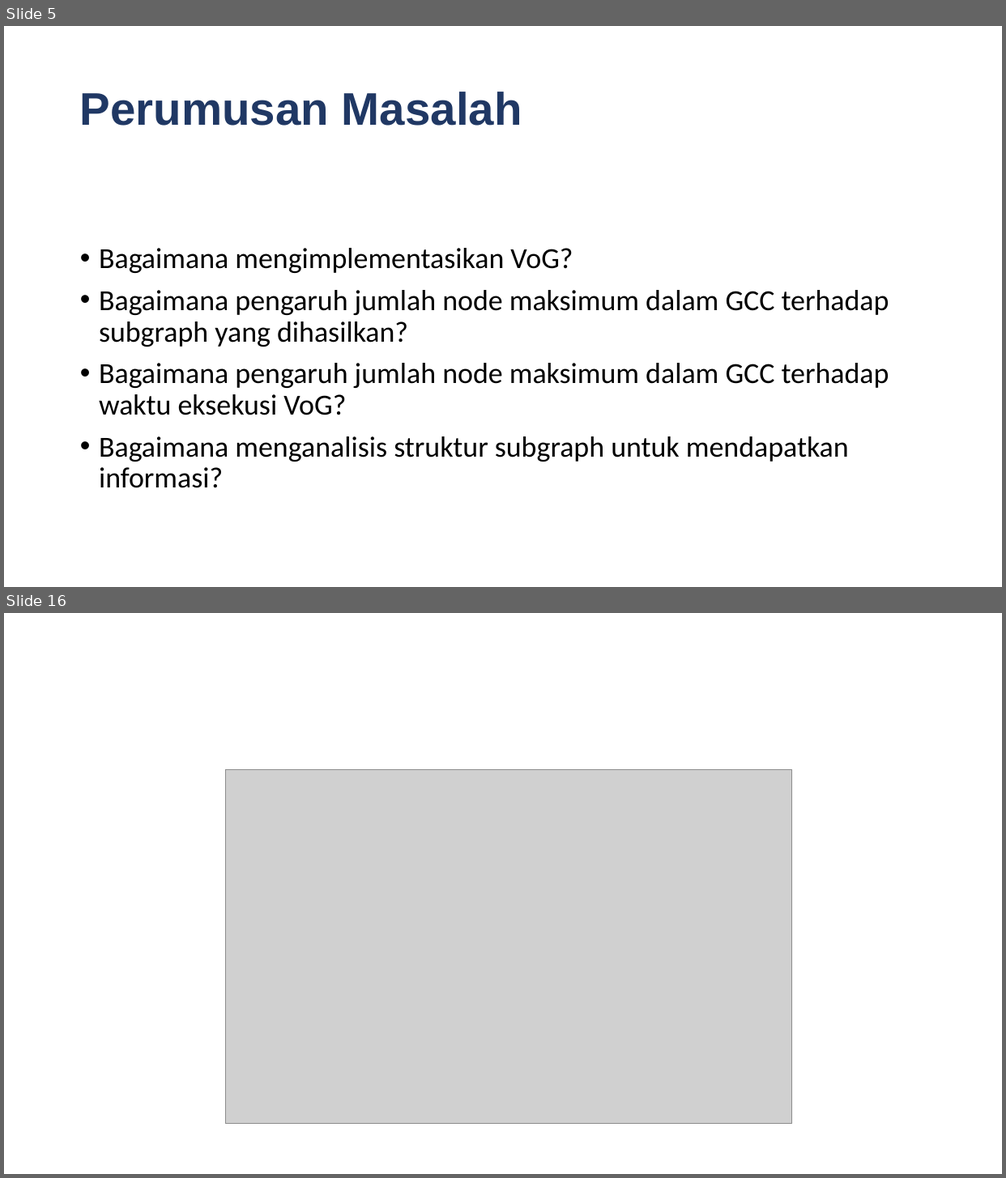
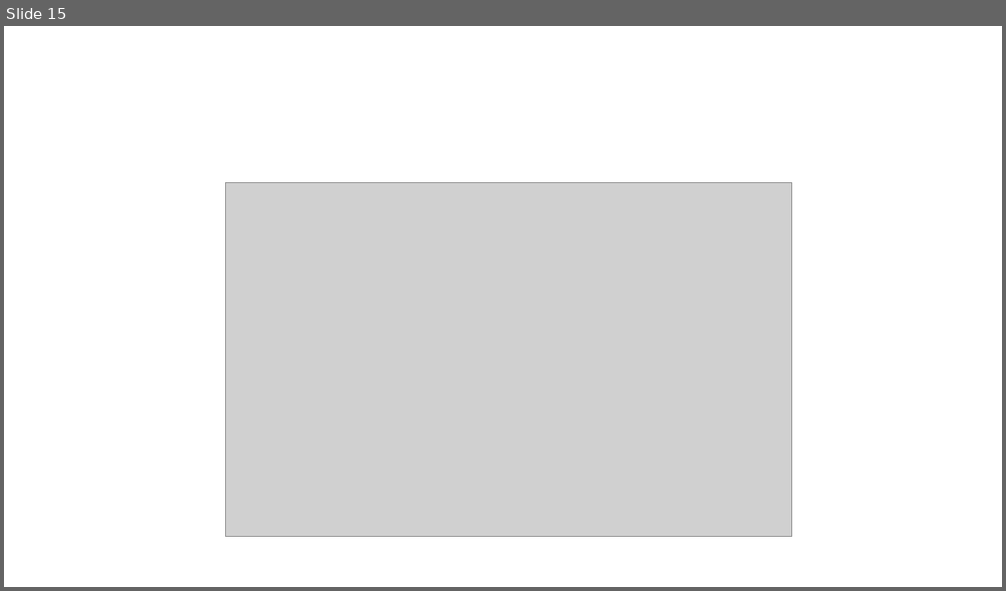
Before and after one commit to satrioadityo/VoG, a slide deck: Presentasi Implementasi VoG.pptx. Shown one above the other, each under a label of ours: slides 5 and 16 before the commit, slide 15 after it; the slides between them are not shown. The pictures are 1006x1178 and 1006x591 pixels, drawn with LibreOffice and Linux fonts; fonts in the diff are those of the drawing; grey boxes stand for pictures; background and template pictures are left out. Boxes give left, top, right and bottom in pixels: in the first picture for what was removed or moved away, otherwise in the second. Text is boxed around its words. In the diff, an @@ line names an element or a change of style, - is before the commit and + after.

```diff
--- a/Presentasi Implementasi VoG.pptx
+++ b/Presentasi Implementasi VoG.pptx
@@ slide 5 removed at (x1=4, y1=26, x2=1002, y2=587), background #FFFFFF @@
@@ title removed at (x1=80, y1=92, x2=522, y2=126) @@
-Perumusan Masalah
@@ text removed at (x1=99, y1=248, x2=889, y2=489) @@
-• Bagaimana mengimplementasikan VoG?
-• Bagaimana pengaruh jumlah node maksimum dalam GCC terhadap subgraph yang dihasilkan?
-• Bagaimana pengaruh jumlah node maksimum dalam GCC terhadap waktu eksekusi VoG?
-• Bagaimana menganalisis struktur subgraph untuk mendapatkan informasi?
@@ what was slide 16 is now slide 15 @@
```
Also in this commit, not shown: 13 slides changed, 1 slide added, 1 other slide removed, 3 other files.
